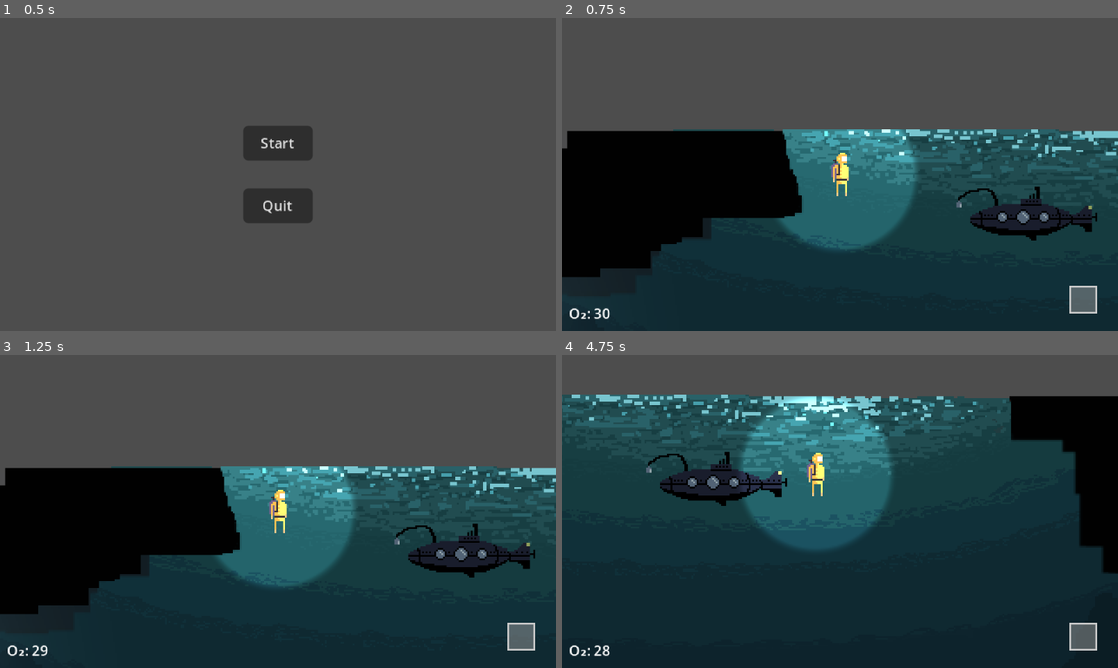
Above: before the commit, frames 1-4 (two rows, left to right).
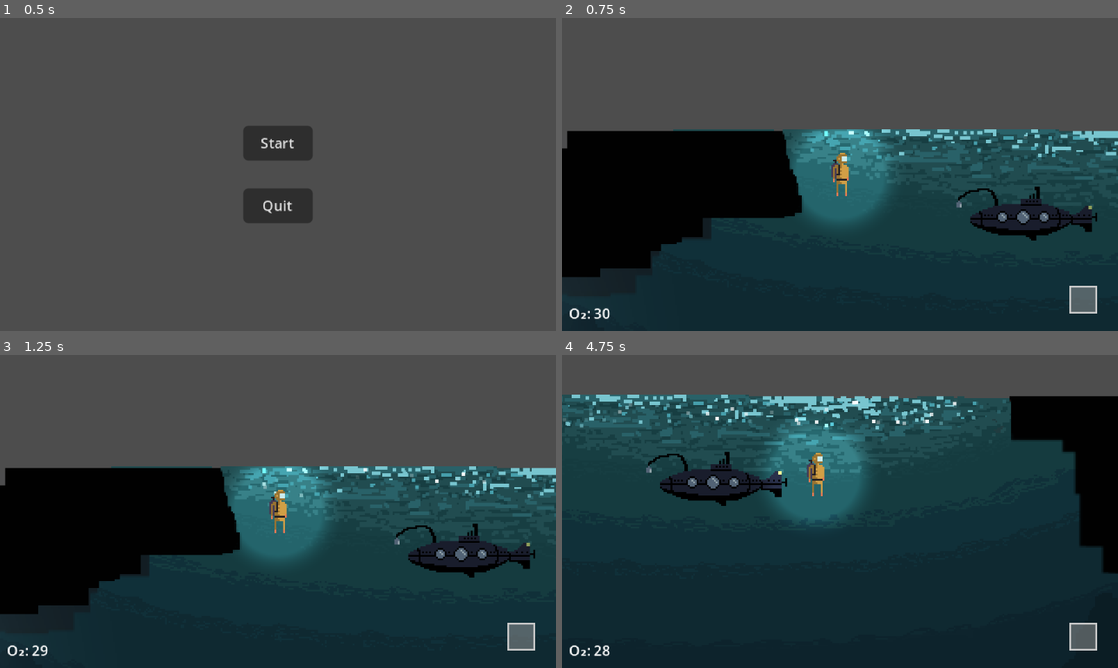
Above: after the commit, the same moments.

Repository: slowstate/atlantis
Game: Godot game, scene res://menus/main_menu/main_menu.tscn
Two runs of this game, one before a commit and one after it. Both use one fixed random seed, a clock stepped at 60 frames per second and the inputs below. The engine's default icon, where the game draws it, is replaced by a stand-in: a white triangle on a blue panel in a dark square.
Inputs (mouse positions are in pixels of both pictures, inside the frame that each line leads up to):
- Up to frame 1 (0.5 s): no input
- Up to frame 2 (0.75 s): click "Start" at 0.5 s
- Up to frame 3 (1.25 s): no input
- Up to frame 4 (4.75 s): move the mouse to (962, 495) at 1.27 s; hold D (player_move_right) 1.28-2.03 s; hold F (player_interact) 1.28-2.03 s; move the mouse to (728, 527) at 2.02 s; hold S (player_move_down) 2.03-2.78 s; tap G (god_mode) at 2.1 s; tap F (player_interact) at 2.3, 3.8, 4.55 s; move the mouse to (895, 442) at 2.77 s; hold D (player_move_right) 2.78-3.53 s; hold F (player_interact) 2.78-3.53 s; move the mouse to (812, 574) at 3.52 s; hold W (player_move_up) 3.53-4.28 s; tap Mouse wheel down (player_select_next_item) at 3.6 s; move the mouse to (1006, 558) at 4.27 s; hold A (player_move_left) from 4.28 s (still down); hold Mouse wheel up (player_select_previous_item) from 4.28 s (still down)

Frame 1 is identical in both runs. In frame 2, 3.5% of the frame differs, in the area x 39-84%, y 35-74%; in frame 3, 3.6%; in frame 4, 6.2%, in the area x 0-75%, y 13-63%.

Commit message:
Argo and player lights

Diff:
--- a/atlantis/argo/argo.gd
+++ b/atlantis/argo/argo.gd
@@ -14,10 +14,18 @@
 @onready var collision_shape_top: CollisionShape2D = $CollisionShapeTop
 @onready var collision_shape_body_4: CollisionShape2D = $CollisionShapeBody4
 @onready var collision_shape_body_5: CollisionShape2D = $CollisionShapeBody5
+@onready var window_light_1: PointLight2D = $Sprite2D/WindowLight1
+@onready var window_light_2: PointLight2D = $Sprite2D/WindowLight2
+@onready var window_light_3: PointLight2D = $Sprite2D/WindowLight3
+@onready var point_light_2d: PointLight2D = $Sprite2D/PointLight2D
 
 
 func _ready() -> void:
 	Globals.argo = self
+	window_light_1.enabled = false
+	window_light_2.enabled = false
+	window_light_3.enabled = false
+	point_light_2d.enabled = false
 
 
 func _process(delta: float) -> void:
@@ -30,12 +38,12 @@
 			move_vec.y = -1
 		if Input.is_action_pressed("player_move_left"):
 			move_vec.x = -1
-			sprite_2d.flip_h = false
+			sprite_2d.scale.x = 1
 		if Input.is_action_pressed("player_move_down"):
 			move_vec.y = 1
 		if Input.is_action_pressed("player_move_right"):
 			move_vec.x = 1
-			sprite_2d.flip_h = true
+			sprite_2d.scale.x = -1
 
 	## ARGO: Move "realistic" damping, diagonal max speed higher than single axis, more floaty
 	if move_vec.x != 0:
@@ -55,4 +63,9 @@
 	if Globals.player.currently_selected_tool == Ids.Items.Glowstone:
 		Globals.player.inventory.remove_item(Ids.Items.Glowstone)
 		repaired = true
+		window_light_1.enabled = true
+		window_light_2.enabled = true
+		window_light_3.enabled = true
 		add_child(Dialogue.create("M's message", 3.0, Vector2(0.0, -40.0)))
+	if repaired:
+		point_light_2d.enabled = true
--- a/atlantis/argo/argo.tscn
+++ b/atlantis/argo/argo.tscn
@@ -1,9 +1,33 @@
-[gd_scene load_steps=12 format=3 uid="uid://bkqgm12tie6br"]
+[gd_scene load_steps=16 format=3 uid="uid://bkqgm12tie6br"]
 
 [ext_resource type="Script" uid="uid://rm3ejcft5tb8" path="res://argo/argo.gd" id="1_1th8m"]
 [ext_resource type="Texture2D" uid="uid://7k150sh0w4yj" path="res://argo/argo.png" id="1_23iny"]
 [ext_resource type="PackedScene" uid="uid://44g3nqpsueeg" path="res://components/interactable/interactable.tscn" id="3_vgtj0"]
 [ext_resource type="PackedScene" uid="uid://csf0beklm550h" path="res://components/spawn_point/spawn_point.tscn" id="4_7w5ae"]
+
+[sub_resource type="Gradient" id="Gradient_6c8hy"]
+offsets = PackedFloat32Array(0.75757575, 1)
+colors = PackedColorArray(1, 1, 1, 1, 0, 0, 0, 0)
+
+[sub_resource type="GradientTexture2D" id="GradientTexture2D_sm076"]
+gradient = SubResource("Gradient_6c8hy")
+width = 16
+height = 16
+fill = 1
+fill_from = Vector2(0.5, 0.5)
+fill_to = Vector2(0.5, 0)
+
+[sub_resource type="Gradient" id="Gradient_sm076"]
+offsets = PackedFloat32Array(0.510101, 1)
+colors = PackedColorArray(1, 1, 1, 1, 0, 0, 0, 0)
+
+[sub_resource type="GradientTexture2D" id="GradientTexture2D_lwlk0"]
+gradient = SubResource("Gradient_sm076")
+width = 128
+height = 128
+fill = 1
+fill_from = Vector2(0.5, 0.5)
+fill_to = Vector2(0.5, 0)
 
 [sub_resource type="CapsuleShape2D" id="CapsuleShape2D_23iny"]
 radius = 16.0
@@ -39,6 +63,27 @@
 [node name="Sprite2D" type="Sprite2D" parent="."]
 position = Vector2(-0.5, -3.5)
 texture = ExtResource("1_23iny")
+
+[node name="WindowLight1" type="PointLight2D" parent="Sprite2D"]
+position = Vector2(-14, 2)
+energy = 0.5
+texture = SubResource("GradientTexture2D_sm076")
+
+[node name="WindowLight2" type="PointLight2D" parent="Sprite2D"]
+position = Vector2(-2, 2)
+energy = 0.5
+texture = SubResource("GradientTexture2D_sm076")
+
+[node name="WindowLight3" type="PointLight2D" parent="Sprite2D"]
+position = Vector2(10, 2)
+energy = 0.5
+texture = SubResource("GradientTexture2D_sm076")
+
+[node name="PointLight2D" type="PointLight2D" parent="Sprite2D"]
+position = Vector2(0.5, 3.5)
+scale = Vector2(2, 1)
+energy = 0.5
+texture = SubResource("GradientTexture2D_lwlk0")
 
 [node name="InteractionBox" type="Area2D" parent="."]
 collision_layer = 8
--- a/atlantis/menus/inventory/inventory.gd
+++ b/atlantis/menus/inventory/inventory.gd
@@ -54,6 +54,11 @@
 	show_notification.emit()
 	notes_viewed.get_or_add(note_id, false)
 	update_user_interface()
+	visible = true
+	_on_notes_button_pressed()
+	for inventory_note in notes_grid.get_children():
+		if inventory_note.id == note_id:
+			_on_inventory_note_selected(inventory_note)
 
 
 func has_note(note_id: Ids.Notes) -> bool:
--- a/atlantis/player/player.gd
+++ b/atlantis/player/player.gd
@@ -30,6 +30,7 @@
 @onready var drowned_overlay: VBoxContainer = $UserInterface/DrownedOverlay
 @onready var item_selector: ItemSelector = $UserInterface/ItemSelector
 @onready var notification_sprite: Sprite2D = $UserInterface/NotificationSprite
+@onready var point_light_2d: PointLight2D = $PointLight2D
 
 
 func _ready() -> void:
@@ -124,6 +125,9 @@
 	Globals.argo.drive = is_in_argo
 	if is_in_argo:
 		spawn_point = ComponentUtils.get_component(Globals.argo, SpawnPoint.string_name) as SpawnPoint
+		point_light_2d.enabled = false
+	else:
+		point_light_2d.enabled = true
 
 
 func _on_respawn_button_pressed() -> void:
--- a/atlantis/player/player.tscn
+++ b/atlantis/player/player.tscn
@@ -23,13 +23,13 @@
 [sub_resource type="CapsuleShape2D" id="CapsuleShape2D_rkbax"]
 
 [sub_resource type="Gradient" id="Gradient_hg6s5"]
-offsets = PackedFloat32Array(0.8888889, 1)
+offsets = PackedFloat32Array(0.6363636, 1)
 colors = PackedColorArray(1, 1, 1, 1, 0, 0, 0, 0)
 
 [sub_resource type="GradientTexture2D" id="GradientTexture2D_8t03j"]
 gradient = SubResource("Gradient_hg6s5")
-width = 96
-height = 96
+width = 80
+height = 80
 fill = 1
 fill_from = Vector2(0.5, 0.5)
 fill_to = Vector2(0.5, 0)
@@ -98,6 +98,7 @@
 texture = SubResource("GradientTexture2D_8t03j")
 
 [node name="PlayerSprite" type="Sprite2D" parent="."]
+light_mask = 0
 texture = ExtResource("2_g1dw6")
 
 [node name="Camera2D" type="Camera2D" parent="."]
--- a/atlantis/world/crystal_city/crystal_city.tscn
+++ b/atlantis/world/crystal_city/crystal_city.tscn
@@ -59,28 +59,29 @@
 script = ExtResource("1_bxvt2")
 
 [node name="Parallax2DLayer" type="Parallax2D" parent="."]
-scroll_scale = Vector2(0.98, 0.98)
+scroll_scale = Vector2(0.95, 0.95)
 scroll_offset = Vector2(531, 450)
 script = ExtResource("2_xw1xy")
 metadata/_custom_type_script = "uid://bf37rou75fm6v"
 
 [node name="CityBack" type="Sprite2D" parent="Parallax2DLayer"]
+position = Vector2(105, 19)
 texture = ExtResource("11_7f3va")
 
 [node name="CityLights8" type="Sprite2D" parent="Parallax2DLayer"]
-position = Vector2(-319, -40.5)
+position = Vector2(-214, -21.5)
 texture = ExtResource("12_vvbxk")
 
 [node name="CityLights9" type="Sprite2D" parent="Parallax2DLayer"]
-position = Vector2(-357, -51)
+position = Vector2(-252, -32)
 texture = ExtResource("13_ndn3o")
 
 [node name="CityLights13" type="Sprite2D" parent="Parallax2DLayer"]
-position = Vector2(-514.5, -44.5)
+position = Vector2(-409.5, -25.5)
 texture = ExtResource("17_1v00c")
 
 [node name="Parallax2DLayer2" type="Parallax2D" parent="."]
-scroll_scale = Vector2(0.95, 0.95)
+scroll_scale = Vector2(0.92, 0.92)
 scroll_offset = Vector2(713, 530)
 script = ExtResource("2_xw1xy")
 metadata/_custom_type_script = "uid://bf37rou75fm6v"
--- a/atlantis/world/shallows/shallows.tscn
+++ b/atlantis/world/shallows/shallows.tscn
@@ -18,6 +18,38 @@
 friction = 0.0
 
 [sub_resource type="WorldBoundaryShape2D" id="WorldBoundaryShape2D_usalr"]
+
+[sub_resource type="Gradient" id="Gradient_mwkxx"]
+offsets = PackedFloat32Array(1)
+colors = PackedColorArray(1, 1, 1, 1)
+
+[sub_resource type="GradientTexture2D" id="GradientTexture2D_64aqm"]
+gradient = SubResource("Gradient_mwkxx")
+width = 2
+height = 2
+
+[sub_resource type="Curve" id="Curve_mwkxx"]
+_data = [Vector2(0, 0), 0.0, 0.0, 0, 0, Vector2(0.5, 1), 0.0, 0.0, 0, 0, Vector2(1, 0), 0.0, 0.0, 0, 0]
+point_count = 3
+
+[sub_resource type="CurveTexture" id="CurveTexture_64aqm"]
+curve = SubResource("Curve_mwkxx")
+
+[sub_resource type="ParticleProcessMaterial" id="ParticleProcessMaterial_ea2l5"]
+particle_flag_disable_z = true
+emission_shape = 3
+emission_box_extents = Vector3(140, 8, 1)
+gravity = Vector3(0, 0, 0)
+alpha_curve = SubResource("CurveTexture_64aqm")
+
+[sub_resource type="Gradient" id="Gradient_64aqm"]
+offsets = PackedFloat32Array(1)
+colors = PackedColorArray(0.47058824, 0.77254903, 0.8117647, 1)
+
+[sub_resource type="GradientTexture2D" id="GradientTexture2D_ea2l5"]
+gradient = SubResource("Gradient_64aqm")
+width = 2
+height = 2
 
 [node name="Shallows" type="Node2D"]
 z_index = 5
@@ -113,3 +145,17 @@
 [node name="CollisionPolygon2D" type="CollisionPolygon2D" parent="Shallows/RightCliffCollision"]
 build_mode = 1
 polygon = PackedVector2Array(0, 0, 0, 3, 1, 4, 1, 26, 30, 26, 30, 33, 37, 33, 37, 57, 40, 57, 40, 87, 53, 87, 53, 102,  …(674 unchanged characters)…
+
+[node name="SurfaceSparkleParticles" type="GPUParticles2D" parent="."]
+position = Vector2(698, 8)
+amount = 32
+texture = SubResource("GradientTexture2D_64aqm")
+lifetime = 1.5
+process_material = SubResource("ParticleProcessMaterial_ea2l5")
+
+[node name="SurfaceSparkleParticles2" type="GPUParticles2D" parent="."]
+position = Vector2(698, 8)
+amount = 64
+texture = SubResource("GradientTexture2D_ea2l5")
+lifetime = 1.5
+process_material = SubResource("ParticleProcessMaterial_ea2l5")
Not shown: 1 places in atlantis/world/shallows/shallows.tscn that only renumber resources
